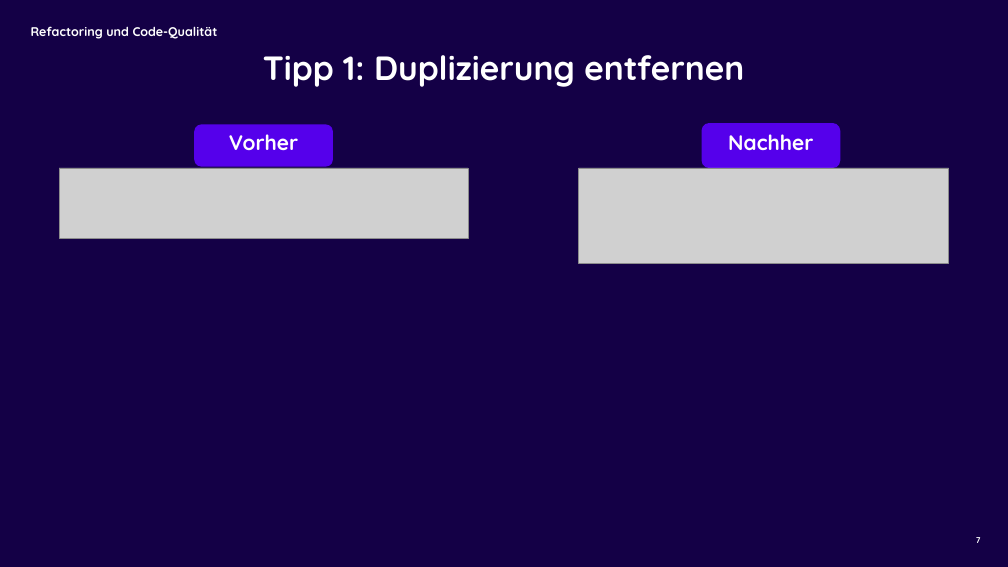
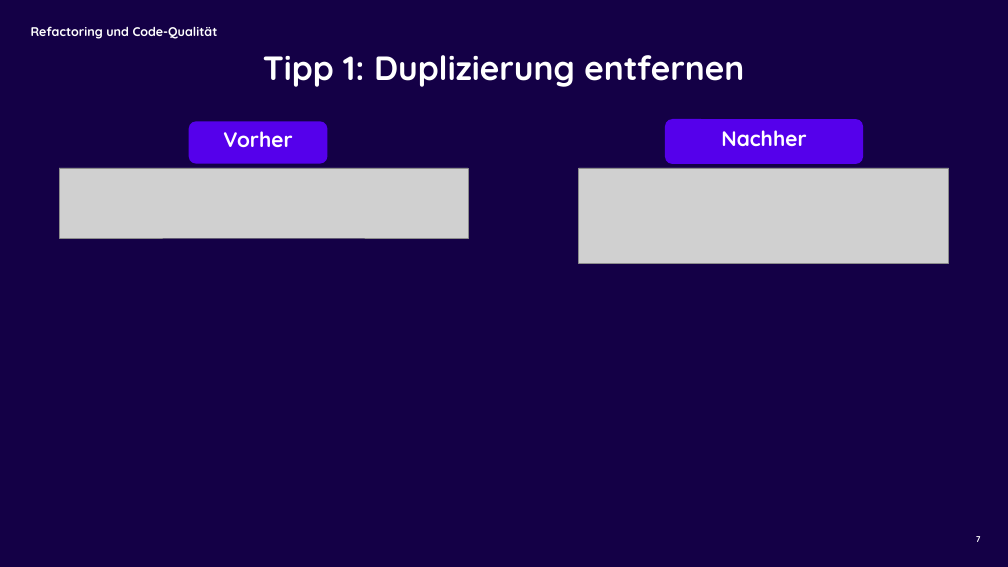
Before and after one commit to stackfuel/Python_Live_Sessions, a slide deck: slide 7 of basics/8_refactoring/Refactoring_Code_Qualität_LS8_PYB.pptx. Drawn at 1008x567 pixels with LibreOffice and Linux fonts; fonts in the diff are those of the drawing; grey boxes stand for pictures; background and template pictures are left out. Boxes give left, top, right and bottom in pixels: in the first picture for what was removed or moved away, otherwise in the second. Text is boxed around its words. In the diff, an @@ line names an element or a change of style, - is before the commit and + after.

```diff
--- a/basics/8_refactoring/Refactoring_Code_Qualität_LS8_PYB.pptx
+++ b/basics/8_refactoring/Refactoring_Code_Qualität_LS8_PYB.pptx
@@ rounded rectangle "Nachher" at box(665, 119, 864, 163): proportions changed @@
@@ rounded rectangle "Nachher": place and size @@
-rounded rectangle "Nachher" at box(702, 123, 840, 168)
+rounded rectangle "Nachher" at box(665, 119, 864, 163)
@@ rounded rectangle "Vorher": place and size @@
-rounded rectangle "Vorher" at box(194, 125, 333, 167)
+rounded rectangle "Vorher" at box(189, 122, 327, 164)
@@ rounded rectangle "Vorher" at box(189, 122, 327, 164): proportions changed @@
```
Also in this commit, not shown: 12 other slides changed, 1 other file.
